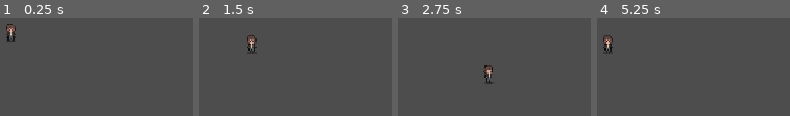
Above: before the commit, frames 1-4 (left to right).
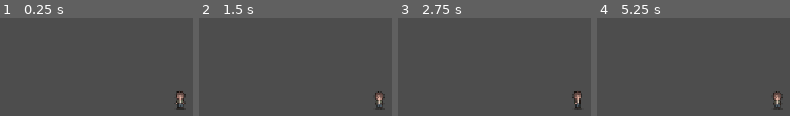
Above: after the commit, the same moments.

Repository: mee-bit-0/Lenda
Game: Godot game, scene res://cenas/main.tscn
Same seed, same stepped clock (60 frames per second), same inputs: the game is played once before the commit and once after it.
Inputs:
- Up to frame 1 (0.25 s): no input
- Up to frame 2 (1.5 s): tap Enter at 0.5 s; hold D (andar_direita) 0.53-1.28 s; tap Space at 1.25 s; hold S (andar_baixo) from 1.28 s (still down)
- Up to frame 3 (2.75 s): tap Enter at 2 s; release S (andar_baixo) at 2.03 s; hold D (andar_direita) from 2.03 s (still down)
- Up to frame 4 (5.25 s): release D (andar_direita) at 2.78 s; hold W (andar_cima) 2.78-3.53 s; tap Space at 3.5 s; hold A (andar_esquerda) 3.53-5.03 s; tap Enter at 5 s; hold S (andar_baixo) from 5.03 s (still down)

The runs differ from the first frame. In frame 1, 1.2% of the frame differs, in the area x 3-97%, y 6-94%; in frame 2, 1.0%; in frame 3, 1.1%; in frame 4, 1.1%.

Commit message:
camera segue o jogador (#5)

Diff:
--- a/cenas/main.tscn
+++ b/cenas/main.tscn
@@ -8,5 +8,7 @@
 
 [node name="Mundo" type="Node2D" parent="." unique_id=970970676]
 
-[node name="Jogador" parent="Mundo" unique_id=350668022 instance=ExtResource("2_t4ukd")]
+[node name="Neville" parent="Mundo" unique_id=350668022 instance=ExtResource("2_t4ukd")]
 position = Vector2(332, 227)
+
+[node name="Camera2D" type="Camera2D" parent="Mundo/Neville" unique_id=226184721]
--- a/scripts/entidades/jogador.gd
+++ b/scripts/entidades/jogador.gd
@@ -18,7 +18,7 @@
 			virado = "r" if (direcao.x > 0) else "l"
 		else:
 			virado = "d" if (direcao.y > 0) else "u"
-		#define a animação e direção certa
+		#define a animação virada pra direção certa
 		anim = virado+"_"+"andar"
 	else:
 		velocity = Vector2.ZERO
